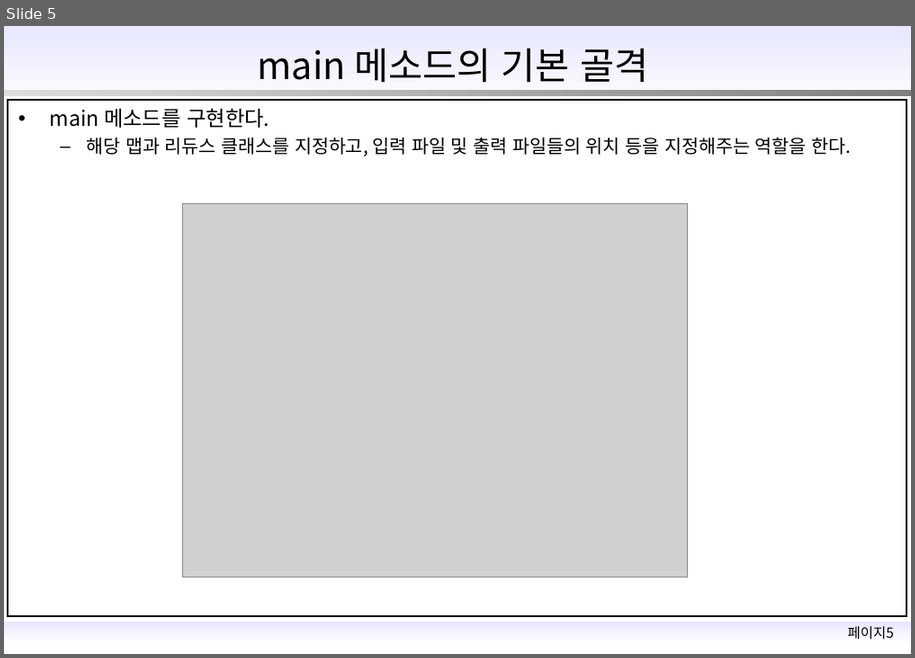
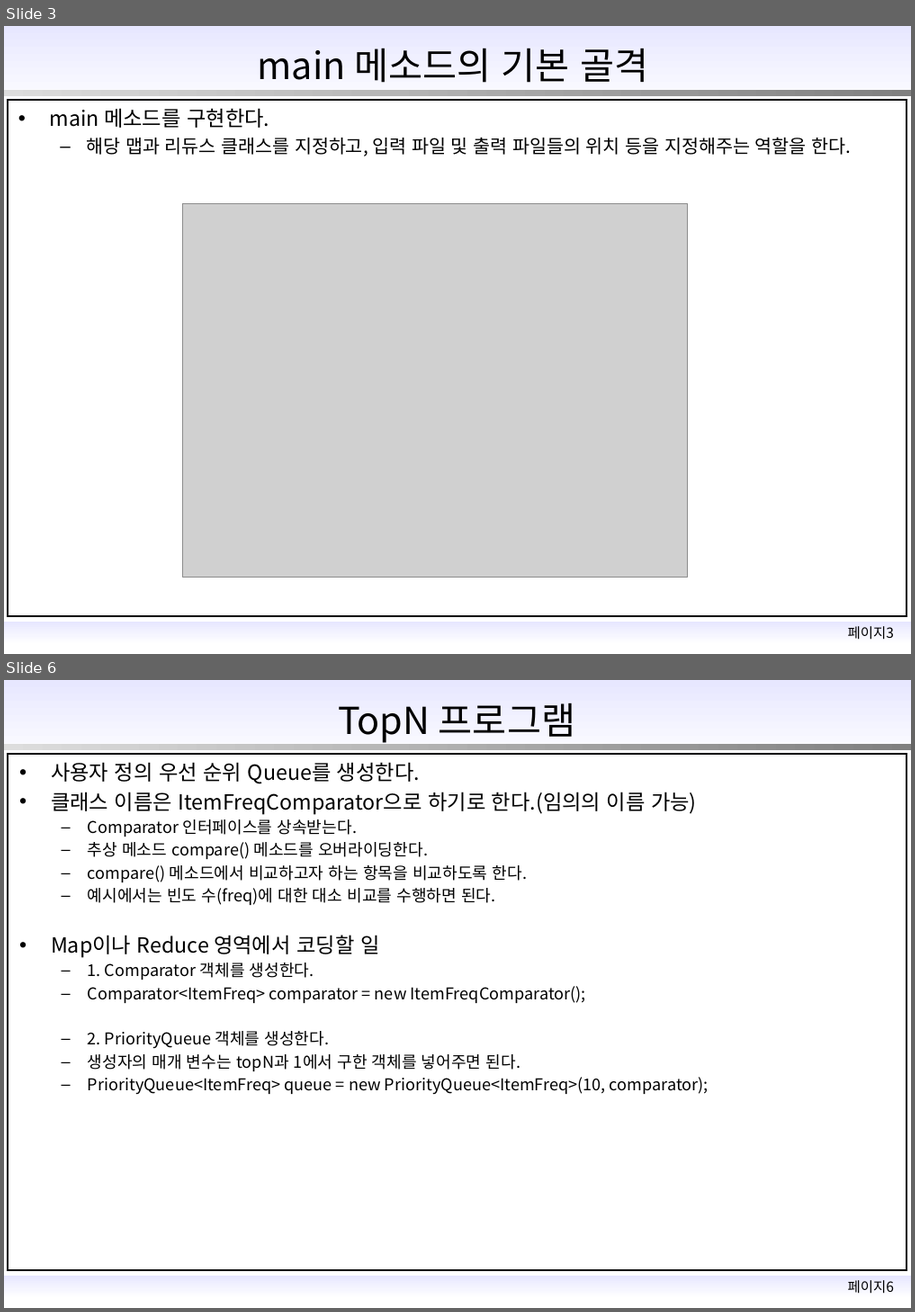
Before and after one commit to vt0311/acorn_hadoop, a slide deck: 맵리듀스.pptx. Shown one above the other, each under a label of ours: slide 5 before the commit, slides 3 and 6 after it; the slides between them are not shown. The pictures are 915x658 and 915x1312 pixels, drawn with LibreOffice and Linux fonts; fonts in the diff are those of the drawing; grey boxes stand for pictures; background and template pictures are left out. Boxes give left, top, right and bottom in pixels: in the first picture for what was removed or moved away, otherwise in the second. Text is boxed around its words. In the diff, an @@ line names an element or a change of style, - is before the commit and + after.

```diff
--- a/맵리듀스.pptx
+++ b/맵리듀스.pptx
@@ slide 6 added at [4, 680, 911, 1308], background #FFFFFF; not listed: 5 template elements that a slide beside it also shows @@
@@ title added at [338, 703, 576, 743], 32 pt, text #000000 @@
+TopN 프로그램
@@ text added at [51, 762, 709, 1095], 14 pt, text #000000 @@
+• 사용자 정의 우선 순위 Queue를 생성한다.
+• 클래스 이름은 ItemFreqComparator으로 하기로 한다.(임의의 이름 가능)
+  – Comparator 인터페이스를 상속받는다.
+  – 추상 메소드 compare() 메소드를 오버라이딩한다.
+  – compare() 메소드에서 비교하고자 하는 항목을 비교하도록 한다.
+  – 예시에서는 빈도 수(freq)에 대한 대소 비교를 수행하면 된다.
+• Map이나 Reduce 영역에서 코딩할 일
+  – 1. Comparator 객체를 생성한다.
+  – Comparator<ItemFreq> comparator = new ItemFreqComparator();
+  – 2. PriorityQueue 객체를 생성한다.
+  – 생성자의 매개 변수는 topN과 1에서 구한 객체를 넣어주면 된다.
+  – PriorityQueue<ItemFreq> queue = new PriorityQueue<ItemFreq>(10, comparator);
@@ what was slide 5 is now slide 3 @@
@@ text at [848, 626, 894, 640]: text changed @@
-페이지5
+페이지3
```
Also in this commit, not shown: 2 slides changed, 7 other slides added, 1 other file.
